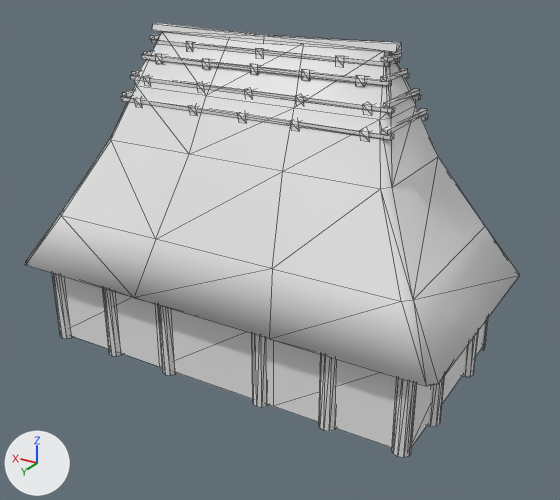
An edit to the COLLADA model art/meshes/structural/yayoi_house_3.dae, drawn before and after from the same camera.
Before and after are seen from a camera (50 mm lens) standing at (-12.44, 20.01, 11.66) and looking at (-0.56, 0.21, 1.76). The axes (+X, +Y, +Z) are drawn at lower left. The lights are the same throughout. Mesh edges are drawn as thin lines. Materials are left out; every surface is plain grey.

In view in the first picture: 'house_3'.
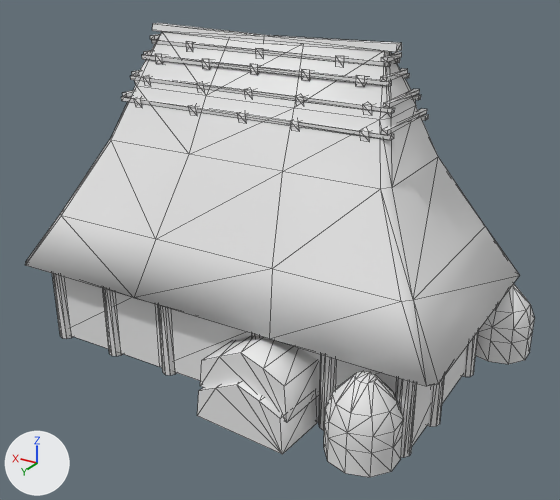
Scene script edits in JSON lines:
```json
{"block": "me_cylinder_003", "where": "# used by ob_house_3; location = (0.0, 0.0, 0.0)"}
{"op": "remove", "block": "me_cylinder_003", "code": "me_cylinder_003.from_pydata(...)  # 916 vertices, 1128 faces; spans x -7.32..7.33, y -5.95..4.03, z -2.47..8.53"}
{"op": "add", "block": "me_cylinder_003", "code": "me_cylinder_003.from_pydata(...)  # 1072 vertices, 1392 faces; spans x -8.08..7.33, y -5.95..5.34, z -2.47..8.53"}
{"block": "me_cylinder_003", "change": "me_cylinder_003 part 1: a new loose piece of 50 vertices spanning x -6.59..-4.61, y 3.41..5.34, z -1.48..0.89"}
{"block": "me_cylinder_003", "change": "me_cylinder_003 part 2: a new loose piece of 50 vertices spanning x -8.08..-6.1, y -3.86..-1.92, z -1.48..0.89"}
{"block": "me_cylinder_003", "change": "me_cylinder_003 part 3: a new loose piece of 14 vertices spanning x -3.76..-0.58, y 2.99..4.97, z -0.87..0.77"}
{"block": "me_cylinder_003", "change": "me_cylinder_003 part 4: a new loose piece of 14 vertices spanning x -3.76..-0.58, y 3.21..5.19, z -1.77..-0.13"}
```

Changed parts and their boxes (x1, y1, x2, y2) in the pictures (560 x 500 px):
```json
{"object": "house_3", "change": "reshaped", "before": [26, 23, 519, 457], "after": [26, 23, 535, 477]}
{"part": 1, "of": "me_cylinder_003", "change": "added", "after": [324, 371, 404, 477]}
{"part": 2, "of": "me_cylinder_003", "change": "added", "after": [476, 283, 535, 364]}
{"part": 3, "of": "me_cylinder_003", "change": "added", "after": [200, 336, 319, 423]}
{"part": 4, "of": "me_cylinder_003", "change": "added", "after": [197, 381, 317, 454]}
```
